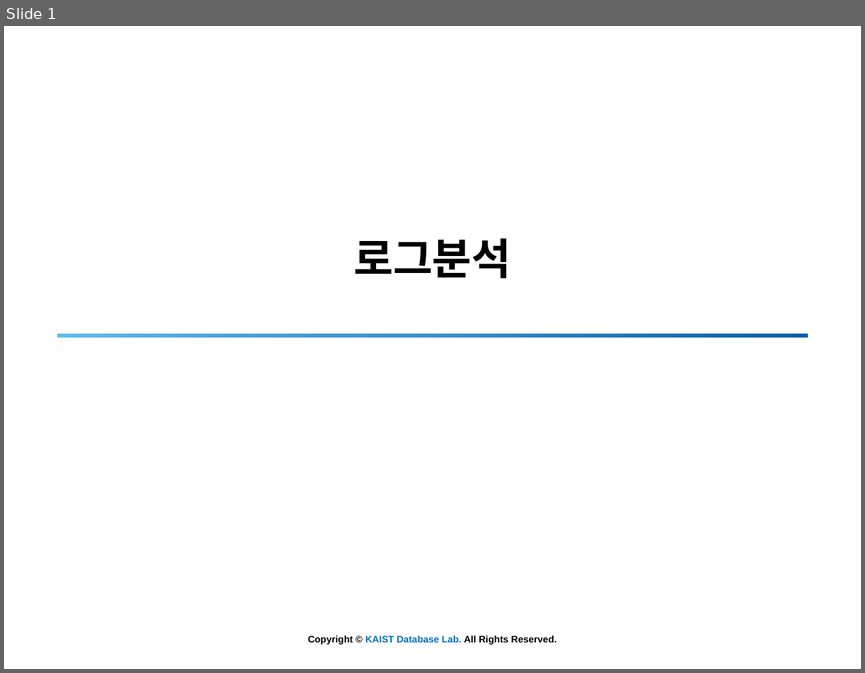
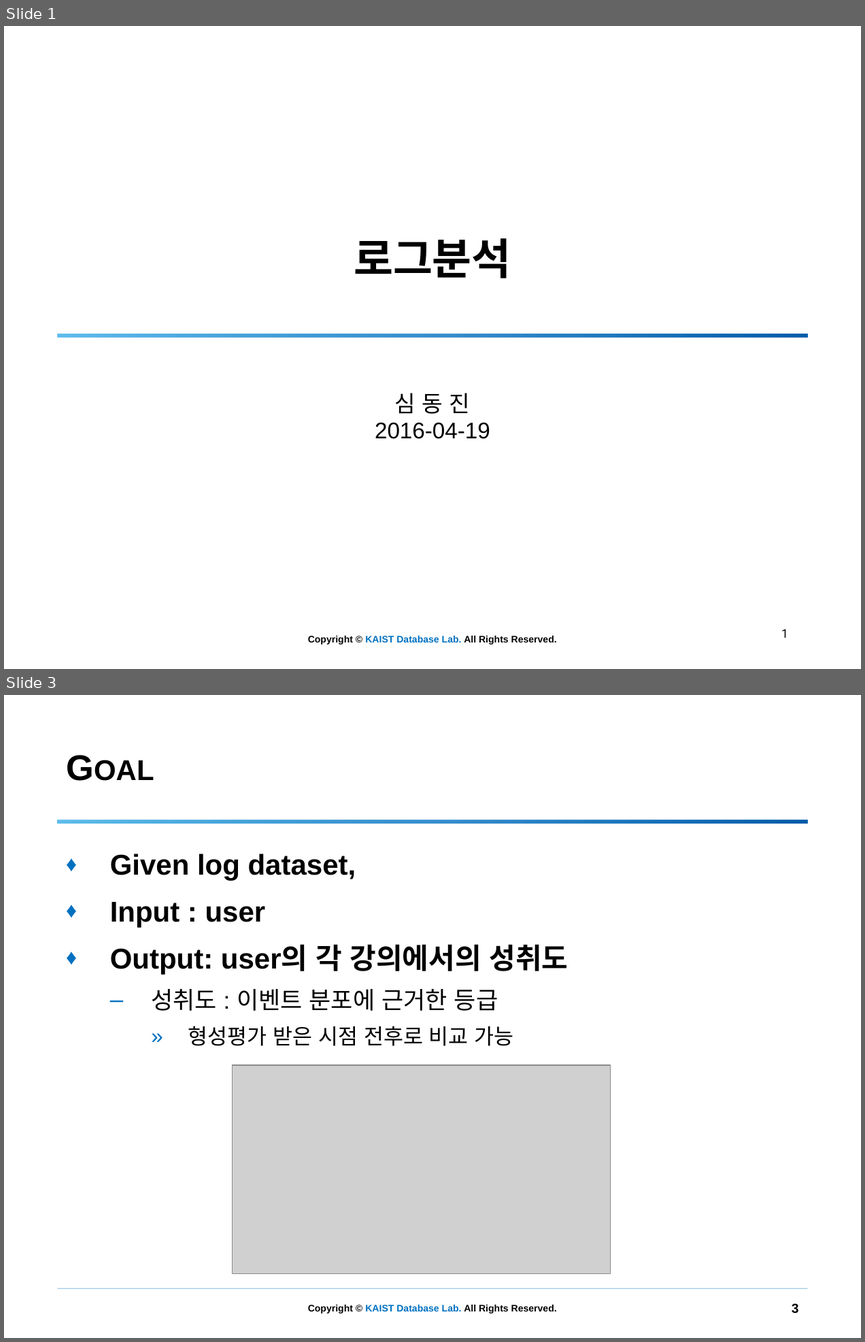
Before and after one commit to simdj/entry_log_analysis, a slide deck: 160419 로그분석 - 3.pptx. Shown one above the other, each under a label of ours: slide 1 before the commit, slides 1 and 3 after it; the slides between them are not shown. The pictures are 865x673 and 865x1342 pixels, drawn with LibreOffice and Linux fonts; fonts in the diff are those of the drawing; grey boxes stand for pictures; background and template pictures are left out. Boxes give left, top, right and bottom in pixels: in the first picture for what was removed or moved away, otherwise in the second. Text is boxed around its words. In the diff, an @@ line names an element or a change of style, - is before the commit and + after.

```diff
--- a/160419 로그분석 - 3.pptx
+++ b/160419 로그분석 - 3.pptx
@@ slide 3 added at [4,695,861,1338], background #FFFFFF; not listed: 1 template element that a slide beside it also shows @@
@@ title added at [57,724,807,808], 30 pt, text #000000, bold, small capitals @@
+Goal
@@ rectangle added at [57,820,807,824], fill gradient #5FBEED to #0070C0 to #015CAA @@
@@ text added at [110,853,568,1046], 24 pt, text #000000, bold @@
+♦ Given log dataset,
+♦ Input : user
+♦ Output: user의 각 강의에서의 성취도
+  – 성취도 : 이벤트 분포에 근거한 등급
+    » 형성평가 받은 시점 전후로 비교 가능
@@ picture added at [232,1065,610,1273] @@
@@ line added from (57, 1288) to (808, 1288), #0070C0 0.25 pt @@
@@ page number added at [791,1303,799,1313], 11 pt, text #000000, bold @@
+3
@@ slide 1 changed as well @@
@@ subtitle added at [375,393,490,439], 19 pt, text #000000 @@
+심 동 진
+2016-04-19
@@ page number added at [781,628,788,637], 10 pt, text #000000 @@
+1
```
Also in this commit, not shown: 2 other slides changed, 25 other slides added, 9 slides removed, 9 other files.
